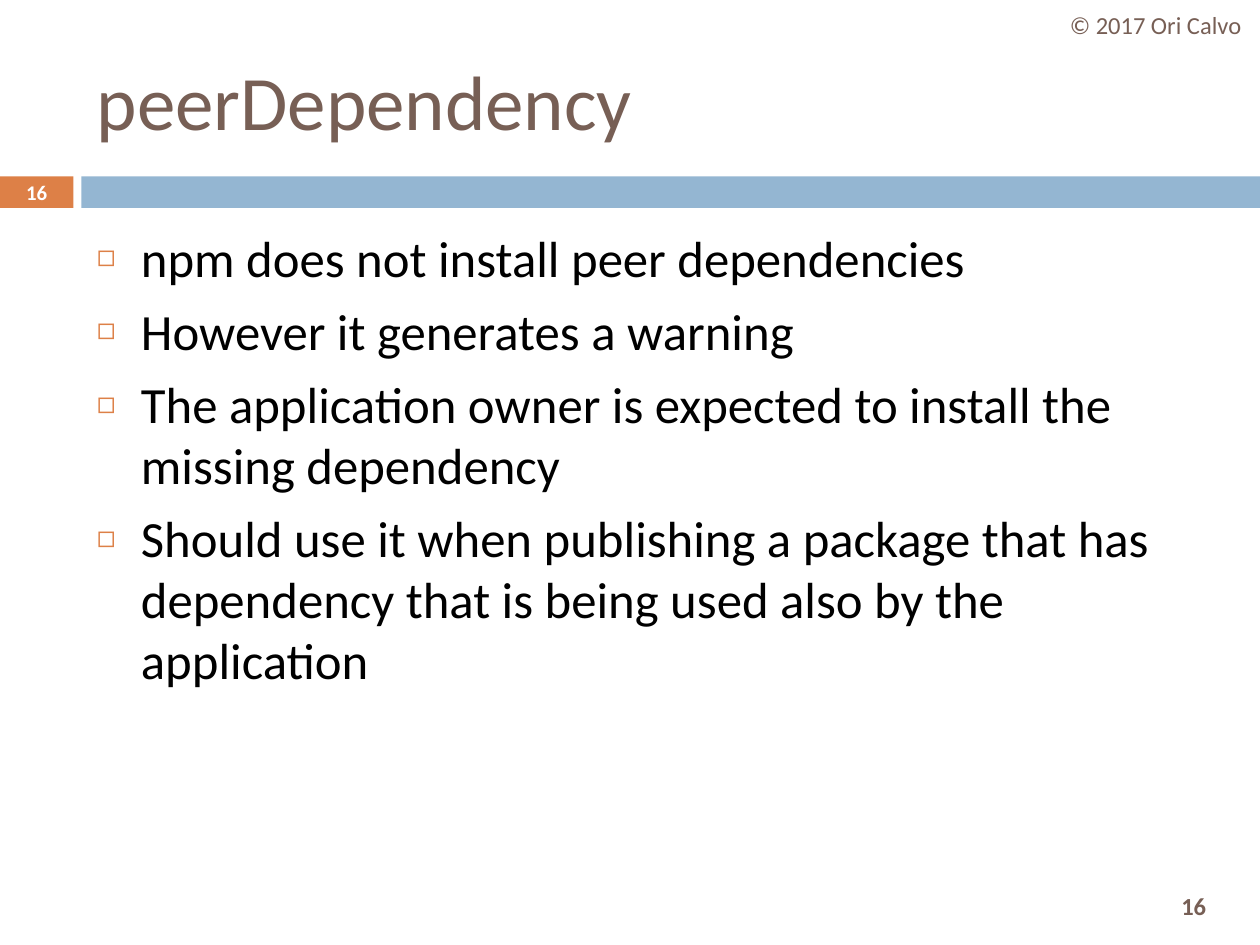
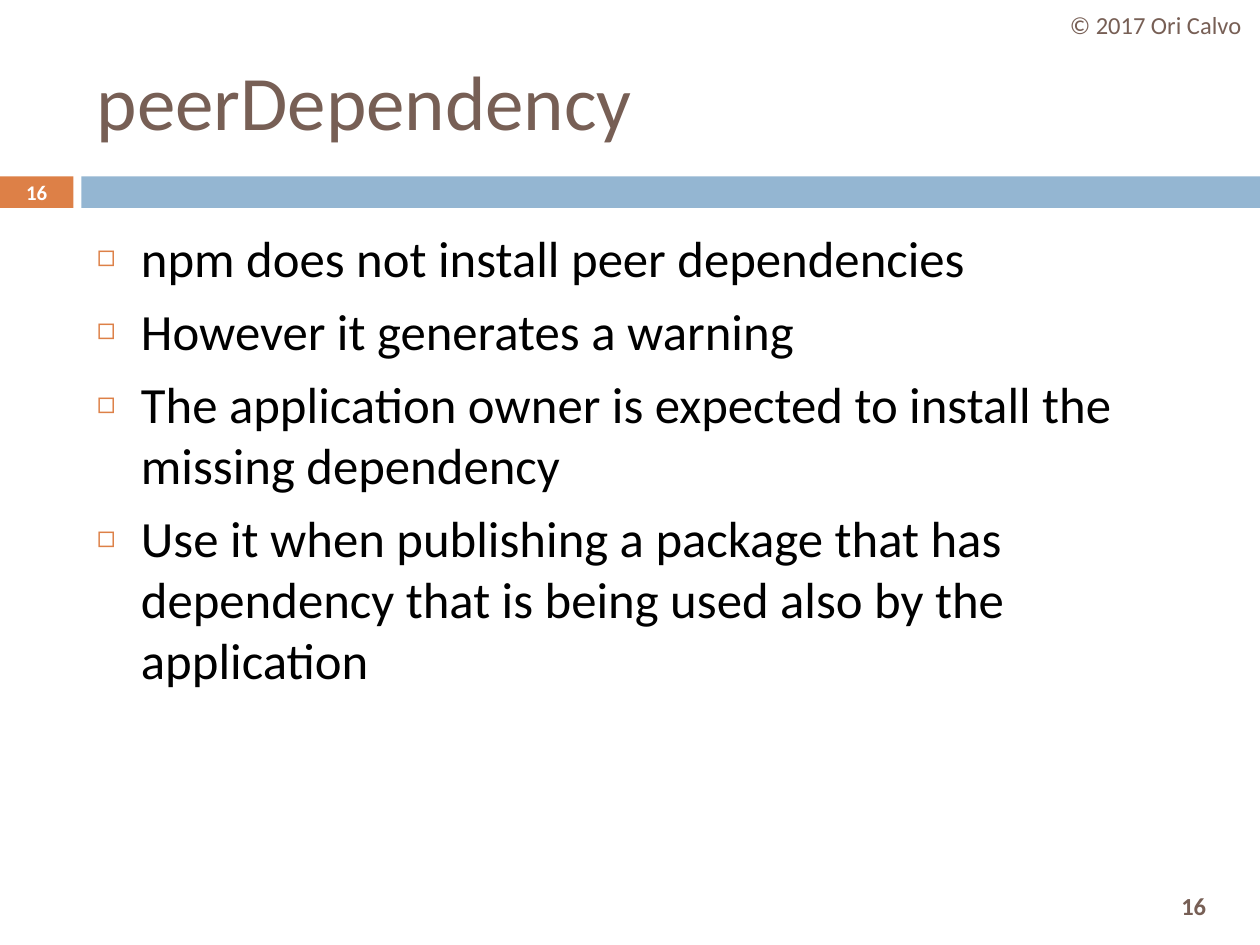
Before and after one commit to oricalvo/course-nodejs, a slide deck: slide 16 of PPTs/04 NPM.pptx. Drawn at 1260x945 pixels with LibreOffice and Linux fonts; fonts in the diff are those of the drawing. Boxes give left, top, right and bottom in pixels: in the first picture for what was removed or moved away, otherwise in the second. Text is boxed around its words. In the diff, an @@ line names an element or a change of style, - is before the commit and + after.

```diff
--- a/PPTs/04 NPM.pptx
+++ b/PPTs/04 NPM.pptx
@@ text at box(141, 521, 1004, 688): text changed @@
-◻ Should use it when publishing a package that has dependency that is being used also by the application
+◻ Use it when publishing a package that has dependency that is being used also by the application
```
Also in this commit, not shown: 8 other slides changed, 27 other files.
